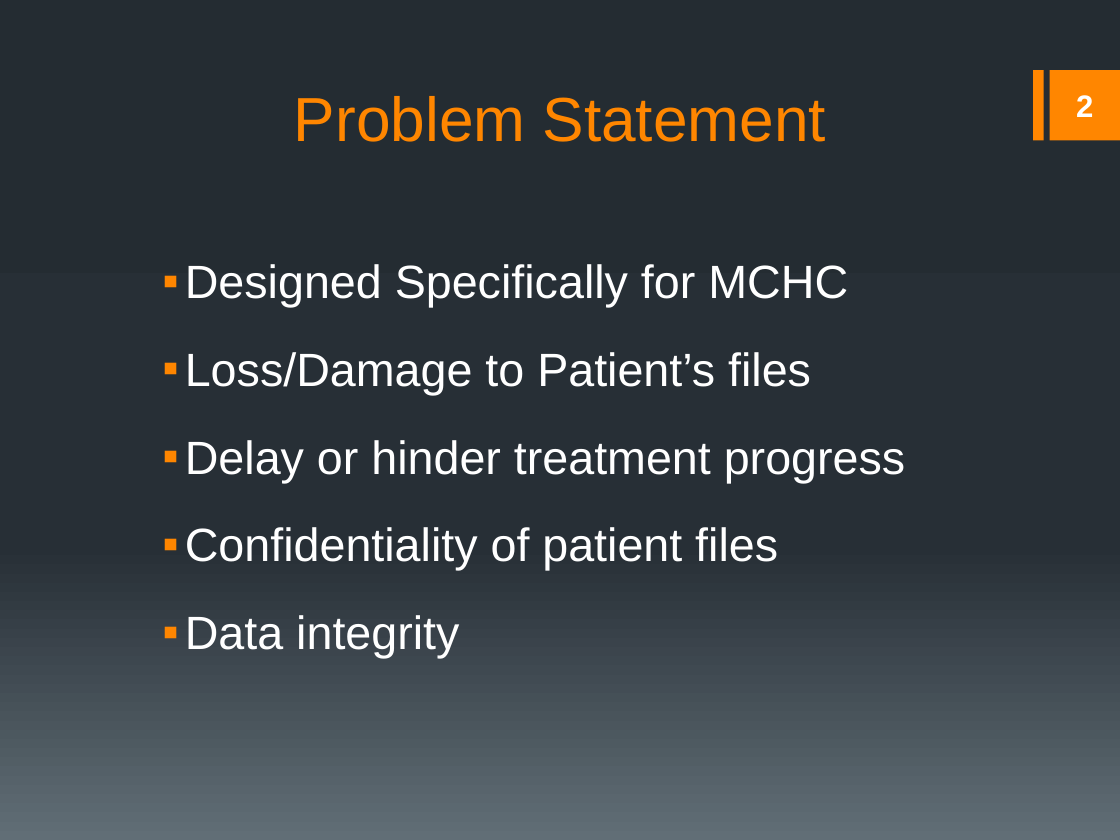
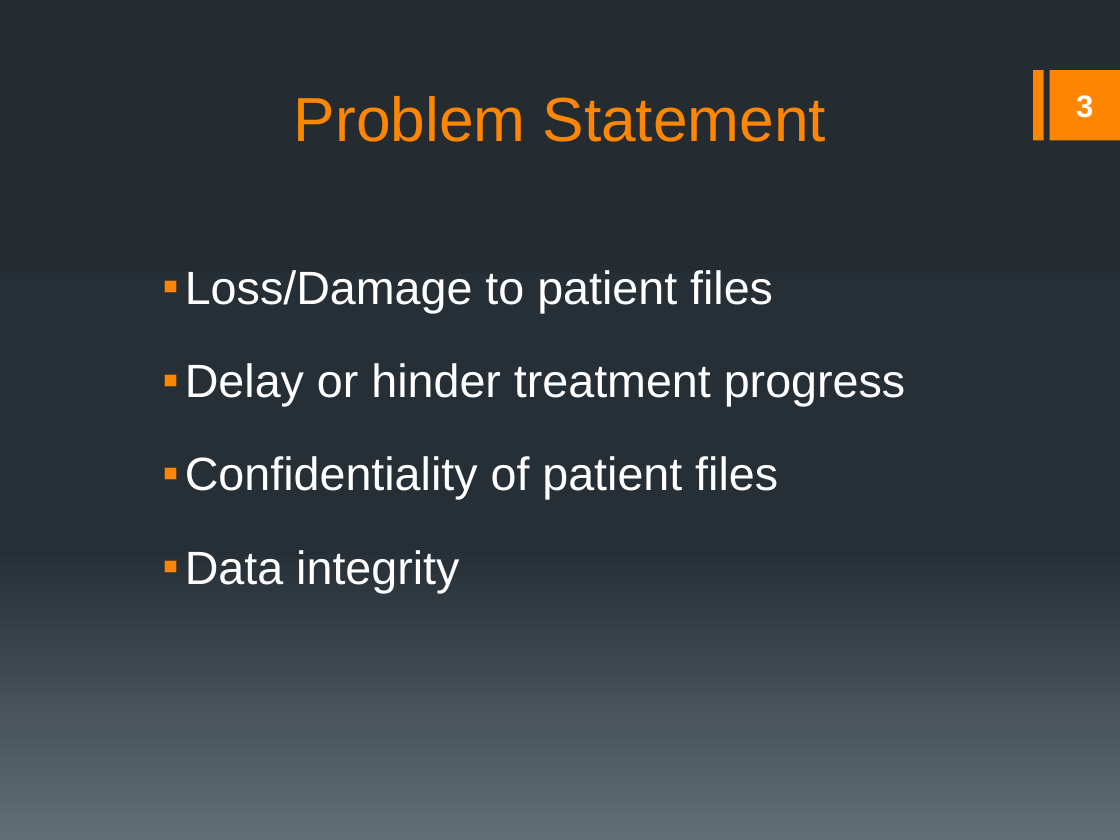
Before and after one commit to rmkane/semrs, a slide deck: slide 3 of Documentation/Final_Presentation.pptx (slide 2 before the commit). Drawn at 1120x840 pixels with LibreOffice and Linux fonts; fonts in the diff are those of the drawing. Boxes give left, top, right and bottom in pixels: in the first picture for what was removed or moved away, otherwise in the second. Text is boxed around its words. In the diff, an @@ line names an element or a change of style, - is before the commit and + after.

```diff
--- a/Documentation/Final_Presentation.pptx
+++ b/Documentation/Final_Presentation.pptx
@@ page number at <box>1076,95,1093,118</box>: text changed @@
-2
+3
@@ text at <box>185,270,773,313</box>: text changed @@
-  ▪ Designed Specifically for MCHC
-  ▪ Loss/Damage to Patient’s files
+  ▪ Loss/Damage to patient files
@@ text at <box>185,363,905,593</box>: line spacing 1.4 to 1.5 @@
```
Also in this commit, not shown: 7 other slides changed, 2 slides added, 1 other file.
